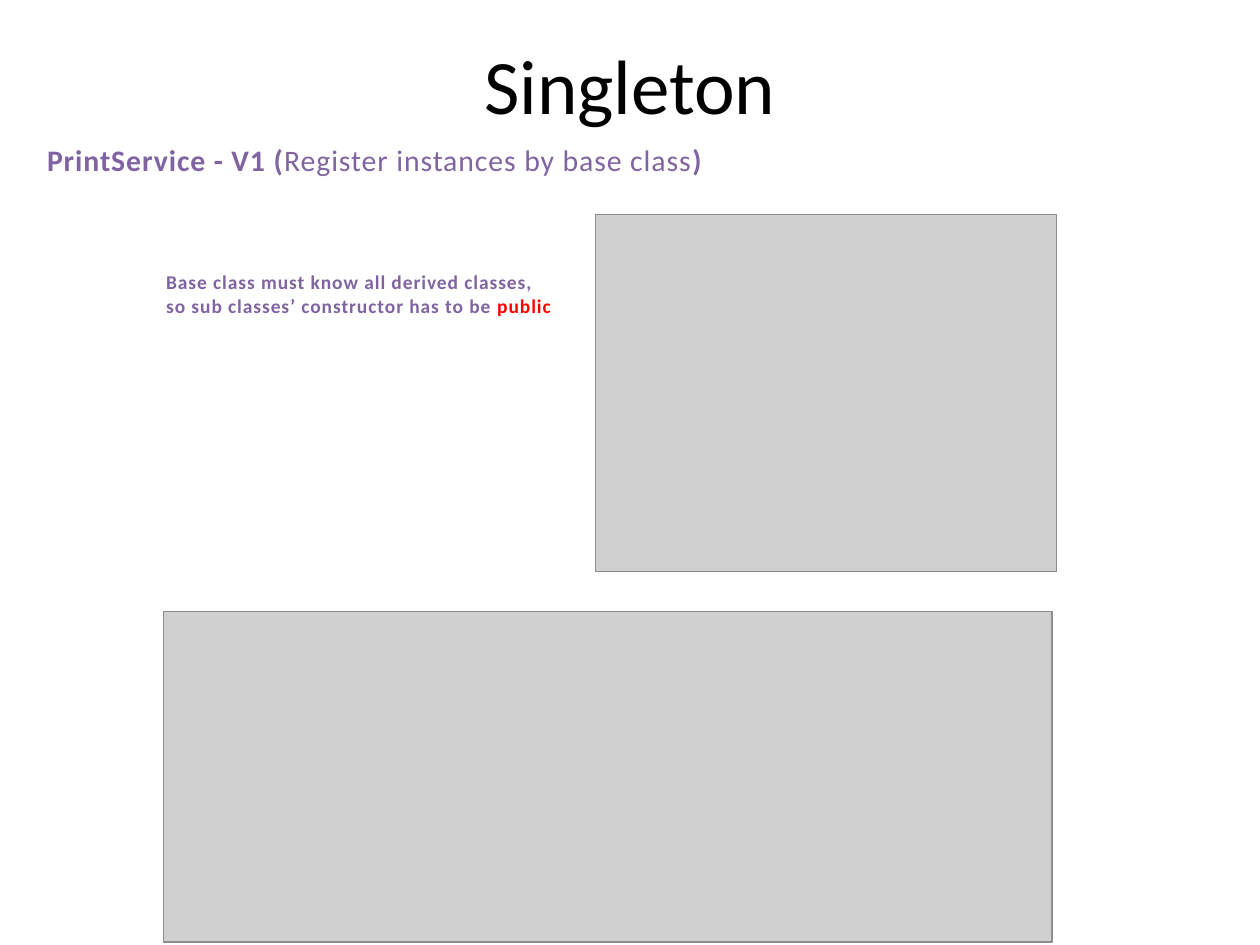
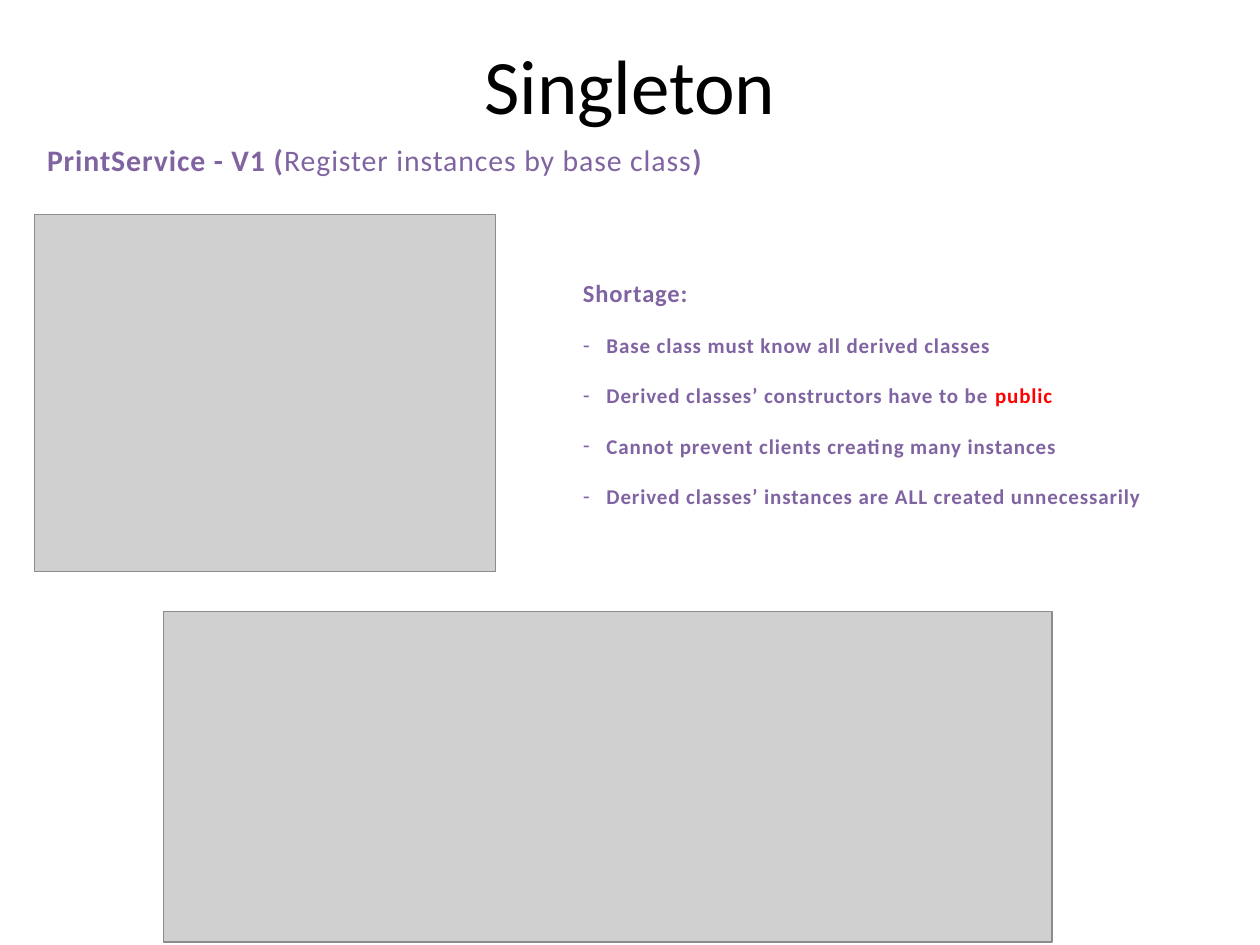
Before and after one commit to PlumpMath/DesignPattern-956, a slide deck: slide 15 of _Doc/DesignPattern.P3.Creational(Singleton).pptx. Drawn at 1260x945 pixels with LibreOffice and Linux fonts; fonts in the diff are those of the drawing; grey boxes stand for pictures. Boxes give left, top, right and bottom in pixels: in the first picture for what was removed or moved away, otherwise in the second. Text is boxed around its words. In the diff, an @@ line names an element or a change of style, - is before the commit and + after.

```diff
--- a/_Doc/DesignPattern.P3.Creational(Singleton).pptx
+++ b/_Doc/DesignPattern.P3.Creational(Singleton).pptx
@@ picture: place and size @@
-picture at [596,215,1057,572]
+picture at [35,215,496,572]
@@ text at [583,285,1140,508]: text changed; size 11.1 to 12 pt @@
-Base class must know all derived classes,
-so sub classes’ constructor has to be public
+Shortage:
+– Base class must know all derived classes
+– Derived classes’ constructors have to be public
+– Cannot prevent clients creating many instances
+– Derived classes’ instances are ALL created unnecessarily
```
Also in this commit, not shown: 6 other slides changed, 2 slides added, 5 slides removed, 2 other files.
